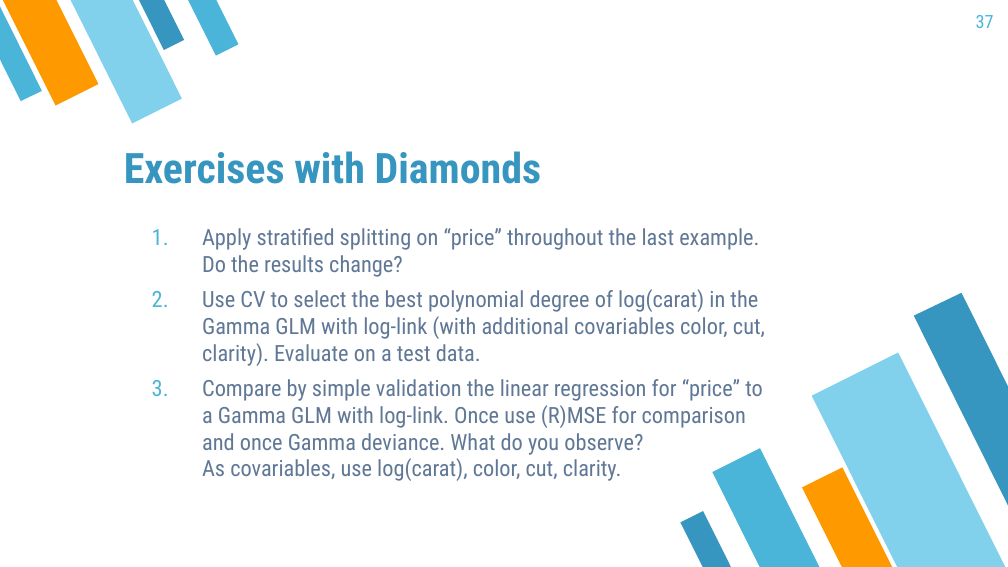
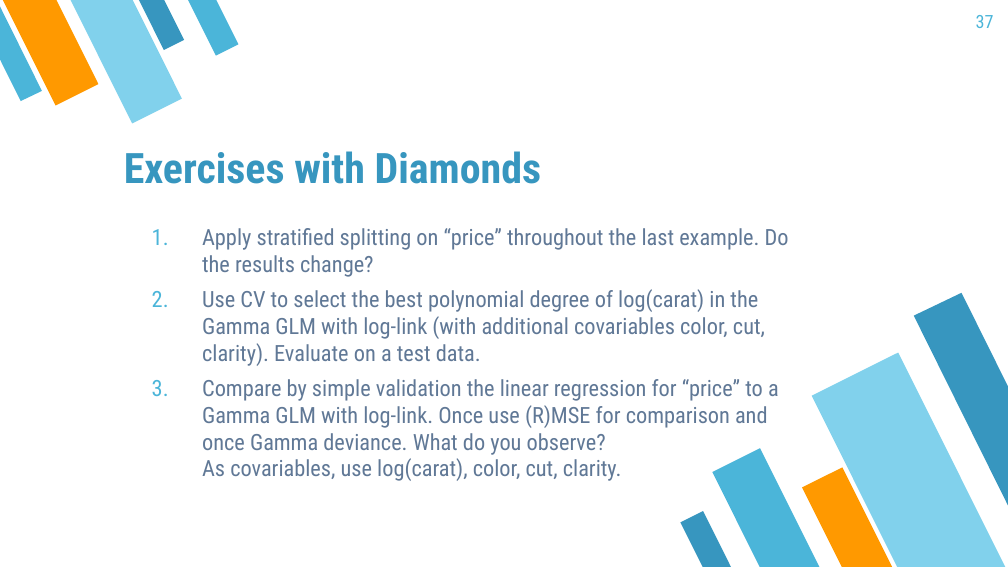
Before and after one commit to mayer79/ml_lecture, a slide deck: slide 37 of slides/ML_Lecture.pptx. Drawn at 1008x567 pixels with LibreOffice and Linux fonts; fonts in the diff are those of the drawing. Boxes give left, top, right and bottom in pixels: in the first picture for what was removed or moved away, otherwise in the second. Text is boxed around its words. In the diff, an @@ line names an element or a change of style, - is before the commit and + after.

```diff
--- a/slides/ML_Lecture.pptx
+++ b/slides/ML_Lecture.pptx
@@ text "Apply stratified splitting on “price” ..." rewrapped from <box>202,228,765,481</box> to <box>202,228,789,481</box> @@
```
Also in this commit, not shown: 25 other slides changed, 2 other files.
